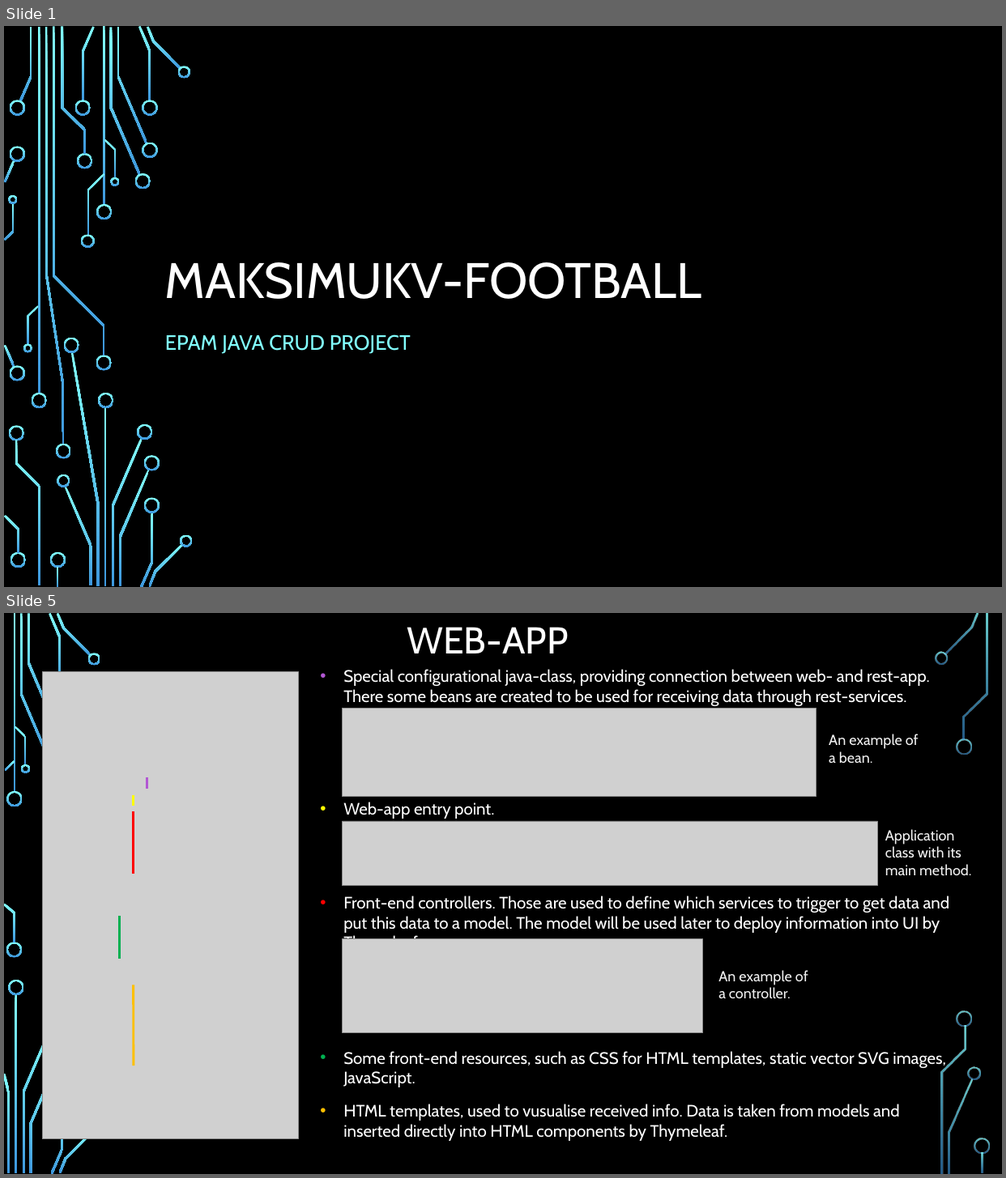
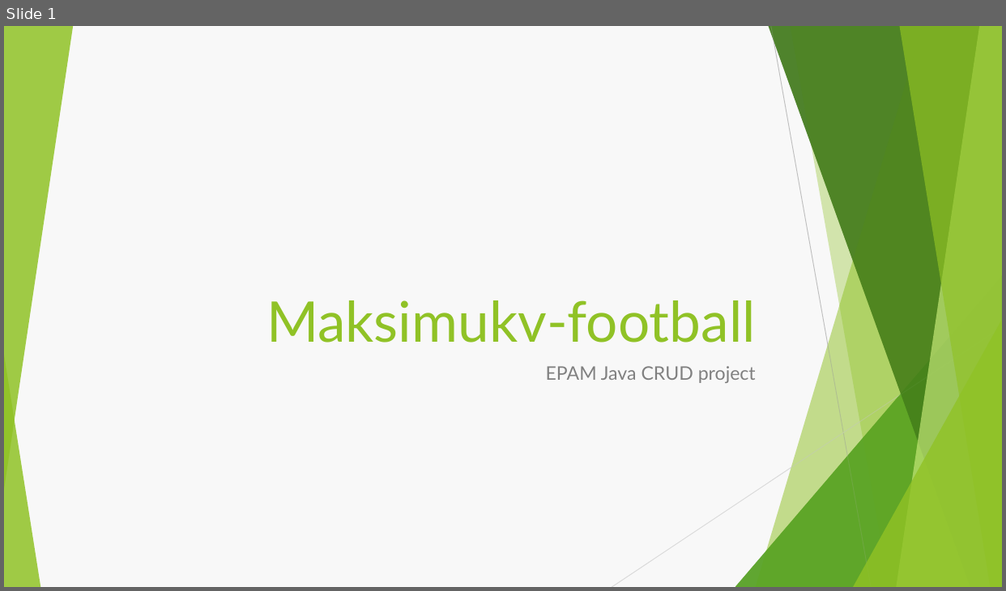
Before and after one commit to Brest-Java-Course-2021/MaksimukV-football, a slide deck: documentation/about/Maksimukv-football-shortened.pptx. Shown one above the other, each under a label of ours: slides 1 and 5 before the commit, slide 1 after it; the slides between them are not shown. The pictures are 1006x1178 and 1006x591 pixels, drawn with LibreOffice and Linux fonts; fonts in the diff are those of the drawing; grey boxes stand for pictures; background and template pictures are left out. Boxes give left, top, right and bottom in pixels: in the first picture for what was removed or moved away, otherwise in the second. Text is boxed around its words. In the diff, an @@ line names an element or a change of style, - is before the commit and + after.

```diff
--- a/documentation/about/Maksimukv-football-shortened.pptx
+++ b/documentation/about/Maksimukv-football-shortened.pptx
@@ slide 5 removed at box(4, 613, 1002, 1174), background picture (left out) @@
@@ title removed at box(407, 627, 569, 653) @@
-WEB-APP
@@ picture removed at box(42, 671, 298, 1139) @@
@@ text removed at box(343, 669, 930, 706) @@
-• Special configurational java-class, providing connection between web- and rest-app. There some beans are created to be used for receiving data through rest-services.
@@ picture removed at box(343, 709, 817, 796) @@
@@ text removed at box(829, 734, 918, 763) @@
-An example of a bean.
@@ line removed from (147, 777) to (147, 789) @@
@@ line removed from (134, 795) to (134, 806) @@
@@ text removed at box(343, 802, 494, 819) @@
-• Web-app entry point.
@@ line removed from (134, 811) to (134, 875) @@
@@ picture removed at box(343, 821, 879, 885) @@
@@ text removed at box(885, 829, 971, 876) @@
-Application class with its main method.
@@ text removed at box(343, 896, 950, 939) @@
-• Front-end controllers. Those are used to define which services to trigger to get data and put this data to a model. The model will be used later to deploy information into UI by Thymeleaf.
@@ line removed from (119, 916) to (119, 959) @@
@@ picture removed at box(343, 939, 703, 1033) @@
@@ text removed at box(718, 970, 808, 999) @@
-An example of a controller.
@@ line removed from (134, 985) to (134, 1066) @@
@@ text removed at box(343, 1051, 946, 1088) @@
-• Some front-end resources, such as CSS for HTML templates, static vector SVG images, JavaScript.
@@ text removed at box(343, 1104, 900, 1141) @@
-• HTML templates, used to vusualise received info. Data is taken from models and inserted directly into HTML components by Thymeleaf.
@@ group removed at box(4, 613, 990, 1174): 26 freeform shapes, 3 rectangles @@
@@ slide 1 changed as well @@
@@ background picture (left out) to #F8F8F8 @@
@@ group added at box(4, 26, 1002, 587): 5 freeform shapes, 3 triangles, 2 lines @@
@@ title at box(266, 301, 756, 343): text changed; size 48 to 54 pt; font Cabin to Lato; text colour #FFFFFF to #90C226 @@
-MAKSIMUKV-FOOTBALL
+Maksimukv-football
@@ group added at box(4, 26, 1002, 587): 5 freeform shapes, 3 triangles @@
@@ subtitle at box(546, 366, 756, 383): text changed; size 20 to 18 pt; font Cabin to Lato; text colour #82FFFF to #808080 @@
-EPAM JAVA CRUD PROJECT
+EPAM Java CRUD project
@@ group removed at box(4, 26, 193, 587): 50 freeform shapes, 4 rectangles @@
```
Also in this commit, not shown: 1 other slide changed, 5 slides added, 8 other slides removed, 9 other files.
